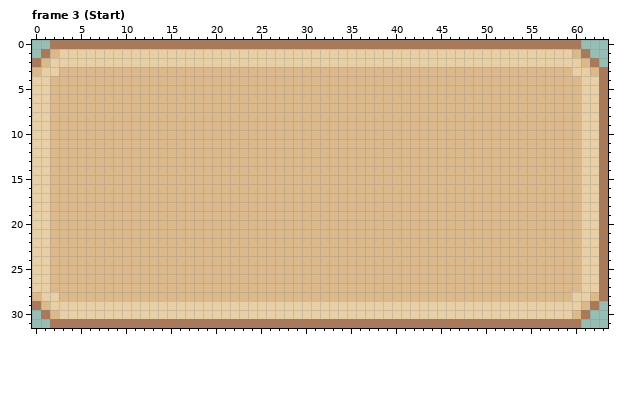
Pixel-art file: Aseprite/Button.aseprite. This is how it looked before the edit.
64x32 pixels, 3 frames. Shown: frame 3 (Start). The commit also changed other frames, which this record leaves out.
Now the later version:
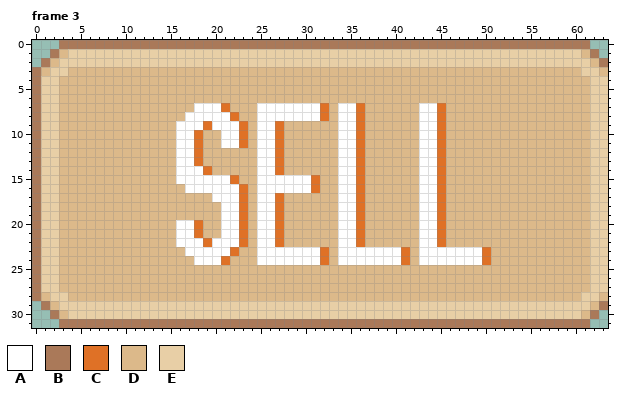
Palette (. is transparent): A #ffffff  B #aa7959  C #df7126  D #dcb98a  E #e8cfa6
From old to new:
Frame 3, layers "Text", "Button_Down":
y 0: x 2 B -> .; x 61 . -> B
y 1: x 1..3 BDE -> .BD; x 60..62 DB. -> EDB
y 2: x 0..2 BDE -> .BD; x 61..63 DB. -> EDB
y 3: x 0..1 DE -> BD; x 3 D -> E; x 60 E -> D; x 62..63 DB -> ED
y 4..6: x 0 E -> B; x 2 D -> E; x 61 E -> D; x 63 B -> E
y 7: x 0 E -> B; x 2 D -> E; x 18..21 DDDD -> AAAC; x 25..32 DDDDDDDD -> AAAAAAAC; x 34..36 DDD -> AAC; x 43..45 DDD -> AAC; x 61 E -> D; x 63 B -> E
y 8: x 0 E -> B; x 2 D -> E; x 17..22 DDDDDD -> AAAAAC; x 25..32 DDDDDDDD -> AAAAAAAC; x 34..36 DDD -> AAC; x 43..45 DDD -> AAC; x 61 E -> D; x 63 B -> E
y 9: x 0 E -> B; x 2 D -> E; x 16..23 DDDDDDDD -> AAACAAAC; x 25..27 DDD -> AAC; x 34..36 DDD -> AAC; x 43..45 DDD -> AAC; x 61 E -> D; x 63 B -> E
y 10..11: x 0 E -> B; x 2 D -> E; x 16..18 DDD -> AAC; x 21..23 DDD -> AAC; x 25..27 DDD -> AAC; x 34..36 DDD -> AAC; x 43..45 DDD -> AAC; x 61 E -> D; x 63 B -> E
y 12..13: x 0 E -> B; x 2 D -> E; x 16..18 DDD -> AAC; x 25..27 DDD -> AAC; x 34..36 DDD -> AAC; x 43..45 DDD -> AAC; x 61 E -> D; x 63 B -> E
y 14: x 0 E -> B; x 2 D -> E; x 16..19 DDDD -> AAAC; x 25..27 DDD -> AAC; x 34..36 DDD -> AAC; x 43..45 DDD -> AAC; x 61 E -> D; x 63 B -> E
y 15: x 0 E -> B; x 2 D -> E; x 16..22 DDDDDDD -> AAAAAAC; x 25..31 DDDDDDD -> AAAAAAC; x 34..36 DDD -> AAC; x 43..45 DDD -> AAC; x 61 E -> D; x 63 B -> E
y 16: x 0 E -> B; x 2 D -> E; x 17..23 DDDDDDD -> AAAAAAC; x 25..31 DDDDDDD -> AAAAAAC; x 34..36 DDD -> AAC; x 43..45 DDD -> AAC; x 61 E -> D; x 63 B -> E
y 17: x 0 E -> B; x 2 D -> E; x 20..23 DDDD -> AAAC; x 25..27 DDD -> AAC; x 34..36 DDD -> AAC; x 43..45 DDD -> AAC; x 61 E -> D; x 63 B -> E
y 18..19: x 0 E -> B; x 2 D -> E; x 21..23 DDD -> AAC; x 25..27 DDD -> AAC; x 34..36 DDD -> AAC; x 43..45 DDD -> AAC; x 61 E -> D; x 63 B -> E
y 20..21: x 0 E -> B; x 2 D -> E; x 16..18 DDD -> AAC; x 21..23 DDD -> AAC; x 25..27 DDD -> AAC; x 34..36 DDD -> AAC; x 43..45 DDD -> AAC; x 61 E -> D; x 63 B -> E
y 22: x 0 E -> B; x 2 D -> E; x 16..23 DDDDDDDD -> AAACAAAC; x 25..27 DDD -> AAC; x 34..36 DDD -> AAC; x 43..45 DDD -> AAC; x 61 E -> D; x 63 B -> E
y 23: x 0 E -> B; x 2 D -> E; x 17..22 DDDDDD -> AAAAAC; x 25..32 DDDDDDDD -> AAAAAAAC; x 34..41 DDDDDDDD -> AAAAAAAC; x 43..50 DDDDDDDD -> AAAAAAAC; x 61 E -> D; x 63 B -> E
y 24: x 0 E -> B; x 2 D -> E; x 18..21 DDDD -> AAAC; x 25..32 DDDDDDDD -> AAAAAAAC; x 34..41 DDDDDDDD -> AAAAAAAC; x 43..50 DDDDDDDD -> AAAAAAAC; x 61 E -> D; x 63 B -> E
y 25..27: x 0 E -> B; x 2 D -> E; x 61 E -> D; x 63 B -> E
y 28: x 0..1 DE -> BD; x 3 D -> E; x 60 E -> D; x 62..63 DB -> ED
y 29: x 0..2 BDE -> .BD; x 61..63 DB. -> EDB
y 30: x 1..3 BDE -> .BD; x 60..62 DB. -> EDB
y 31: x 2 B -> .; x 61 . -> B
